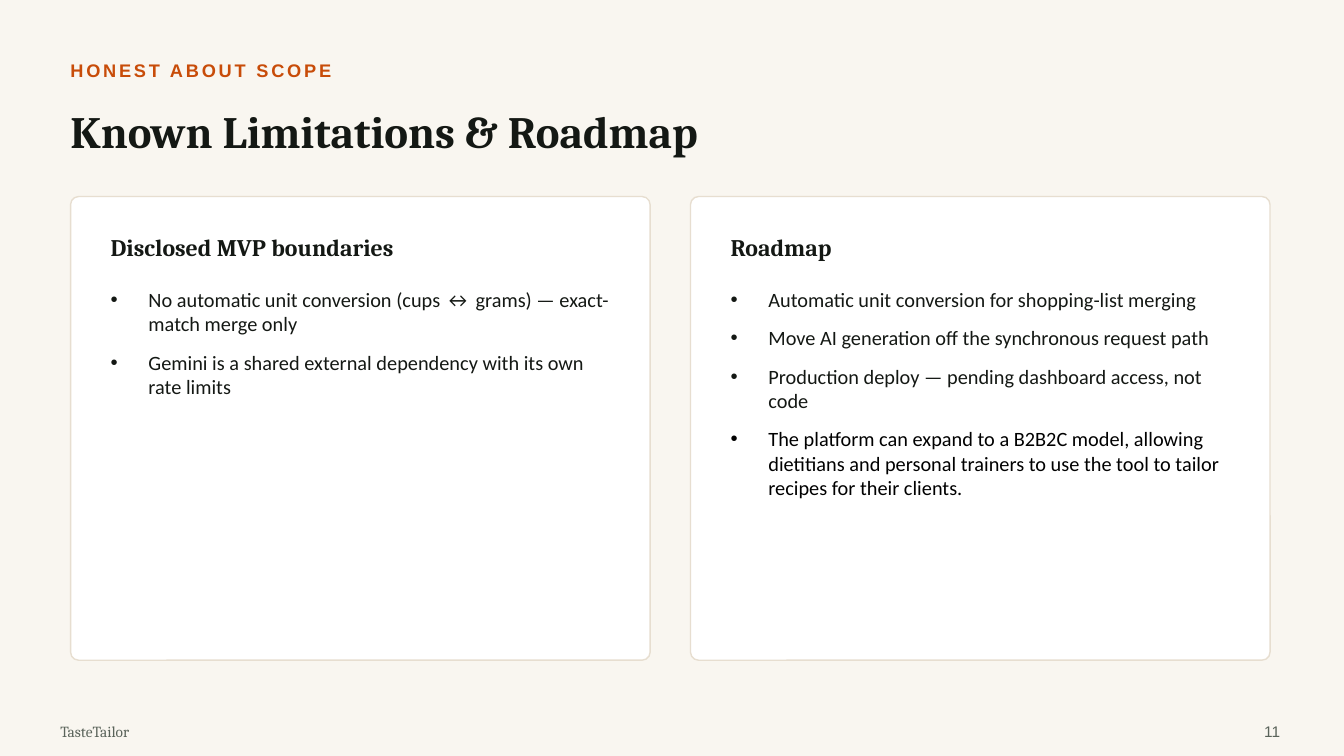
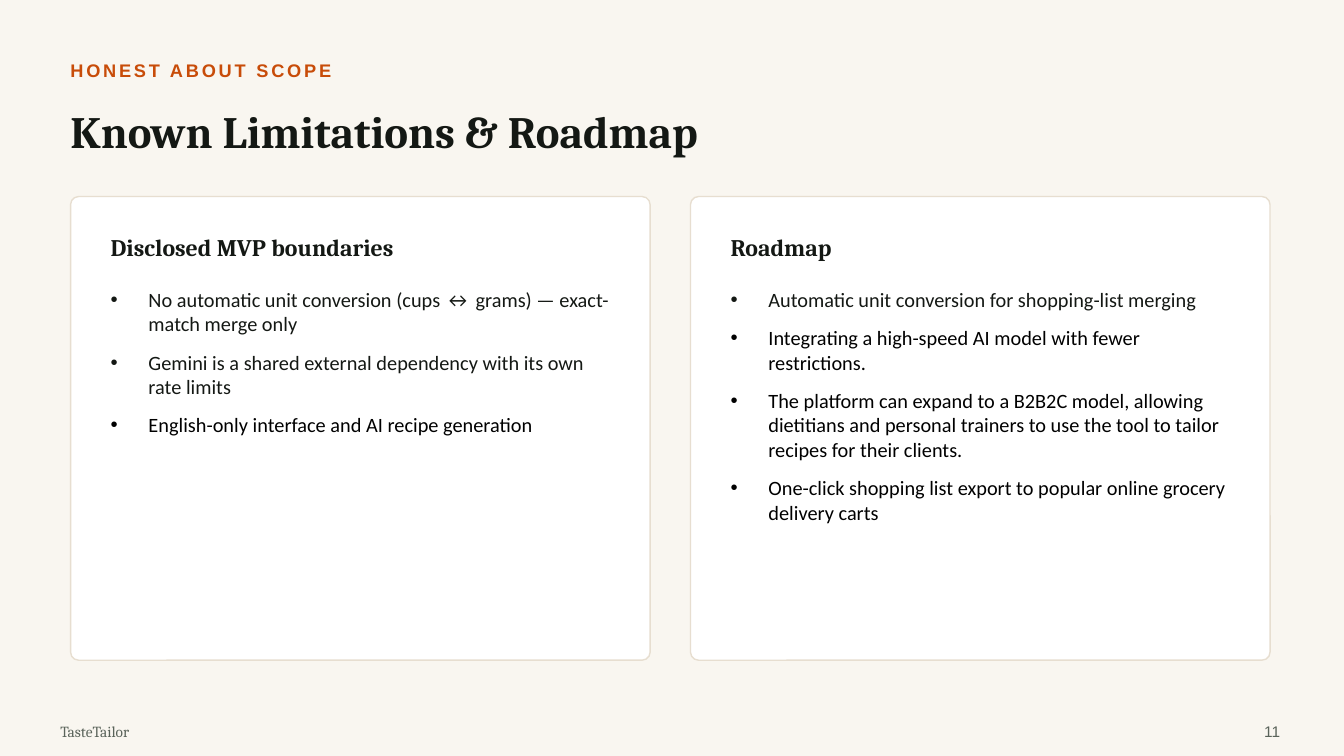
Before and after one commit to nicoleyerushalmi/tastetailor, a slide deck: slide 11 of docs/TasteTailor-Presentation.pptx. Drawn at 1344x756 pixels with LibreOffice and Linux fonts; fonts in the diff are those of the drawing. Boxes give left, top, right and bottom in pixels: in the first picture for what was removed or moved away, otherwise in the second. Text is boxed around its words. In the diff, an @@ line names an element or a change of style, - is before the commit and + after.

```diff
--- a/docs/TasteTailor-Presentation.pptx
+++ b/docs/TasteTailor-Presentation.pptx
@@ text at [768, 331, 1140, 370]: text changed; text colour #141814 to #000000 @@
-• Move AI generation off the synchronous request path
-• Production deploy — pending dashboard access, not code
+• Integrating a high-speed AI model with fewer restrictions.
@@ text at [148, 418, 532, 436]: paragraph added @@
+• English-only interface and AI recipe generation
@@ text at [768, 481, 1225, 524]: paragraph added @@
+• One-click shopping list export to popular online grocery delivery carts
```
Also in this commit, not shown: 3 other slides changed.
